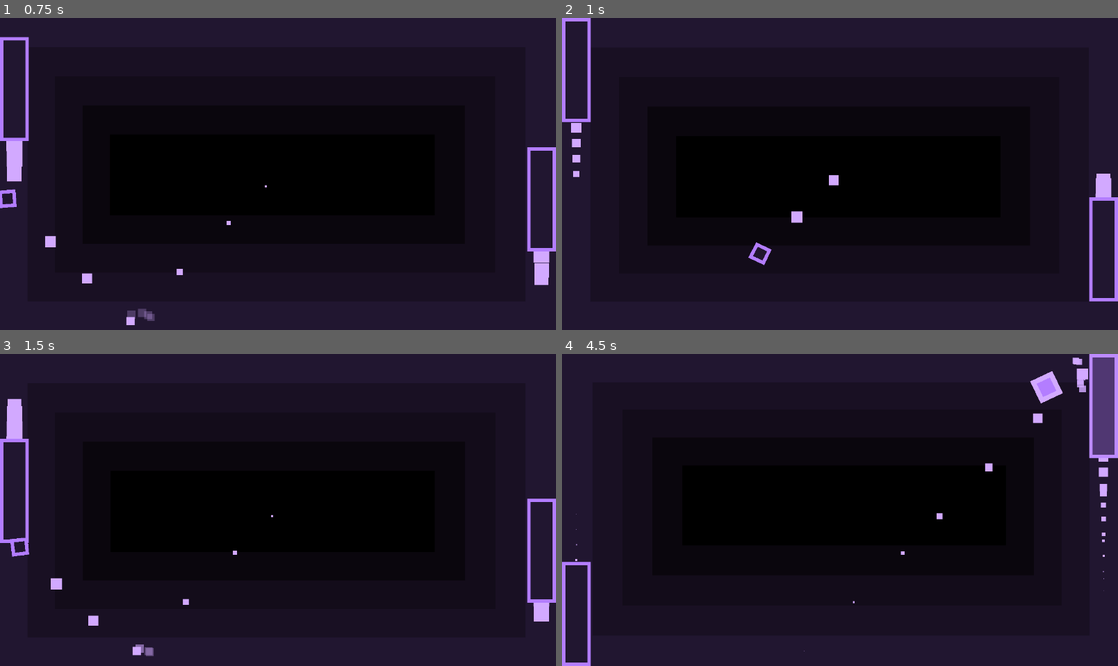
Above: before the commit, frames 1-4 (two rows, left to right).
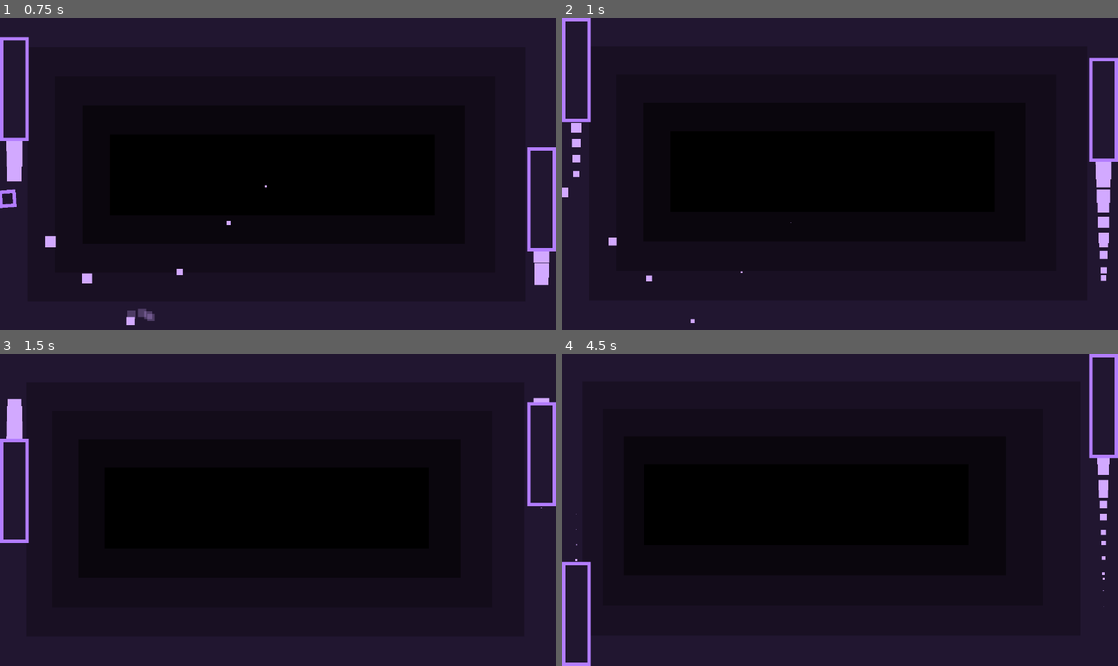
Above: after the commit, the same moments.

Repository: JoeZlonicky/interception
Game: Godot game, scene res://game/game.tscn
The game is run twice, just before and just after one commit, with the same random seed, the same clock (stepped at 60 frames per second) and the same inputs. The engine's default icon, where the game draws it, is replaced by a stand-in: a white triangle on a blue panel in a dark square.
Inputs:
- Up to frame 1 (0.75 s): hold W (player_1_move_up) from 0.53 s (still down); tap Down (player_2_move_down) at 0.6 s
- Up to frame 2 (1 s): keep holding W (player_1_move_up)
- Up to frame 3 (1.5 s): release W (player_1_move_up) at 1.28 s; hold S (player_1_move_down) from 1.28 s (still down); tap Up (player_2_move_up) at 1.35 s
- Up to frame 4 (4.5 s): release S (player_1_move_down) at 2.03 s; hold W (player_1_move_up) 2.03-3.53 s; tap Down (player_2_move_down) at 2.1, 3.6 s; tap Up (player_2_move_up) at 2.85, 4.35 s; hold S (player_1_move_down) from 3.53 s (still down)

Frame 1 is identical in both runs. In frame 2, 2.0% of the frame differs, in the area x 0-100%, y 12-98%; in frame 3, 1.6%; in frame 4, 2.5%, in the area x 14-100%, y 1-96%.
Error after the commit: Invalid access to property or key 'finished' on a base object of type 'Nil'. (res://game/game.gd:82)

Commit message:
Improving main level logic

Diff:
--- a/components/paddle/paddle.tscn
+++ b/components/paddle/paddle.tscn
@@ -36,6 +36,18 @@
 "update": 0,
 "values": [Color(1, 1, 1, 0)]
 }
+tracks/1/type = "value"
+tracks/1/imported = false
+tracks/1/enabled = true
+tracks/1/path = NodePath("Sprite2D:scale")
+tracks/1/interp = 1
+tracks/1/loop_wrap = true
+tracks/1/keys = {
+"times": PackedFloat32Array(0),
+"transitions": PackedFloat32Array(1),
+"update": 0,
+"values": [Vector2(1, 1)]
+}
 
 [sub_resource type="Animation" id="Animation_kwoxf"]
 resource_name = "flash"
@@ -52,6 +64,18 @@
 "transitions": PackedFloat32Array(1, 1, 1),
 "update": 0,
 "values": [Color(1, 1, 1, 0), Color(1, 1, 1, 0.49019608), Color(1, 1, 1, 0)]
+}
+tracks/1/type = "value"
+tracks/1/imported = false
+tracks/1/enabled = true
+tracks/1/path = NodePath("Sprite2D:scale")
+tracks/1/interp = 1
+tracks/1/loop_wrap = true
+tracks/1/keys = {
+"times": PackedFloat32Array(0, 0.033333335, 0.15),
+"transitions": PackedFloat32Array(1, 1, 1),
+"update": 0,
+"values": [Vector2(1, 1), Vector2(0.85, 1), Vector2(1, 1)]
 }
 
 [sub_resource type="AnimationLibrary" id="AnimationLibrary_lcsei"]
@@ -71,7 +95,9 @@
 process_material = SubResource("ParticleProcessMaterial_kwoxf")
 
 [node name="Sprite2D" type="Sprite2D" parent="." unique_id=520121163]
+position = Vector2(-12.5, 0)
 texture = ExtResource("2_1hevo")
+offset = Vector2(12.5, 0)
 
 [node name="HitSprite" type="Sprite2D" parent="." unique_id=1018534525]
 modulate = Color(1, 1, 1, 0)
--- a/game/game.gd
+++ b/game/game.gd
@@ -7,6 +7,7 @@
 var ball: Ball = null
 var level: int = 0
 var drop_progress: float = 0.0
+var drop_tween: Tween
 
 @onready var announcement_label: Label = %AnnouncementLabel
 @onready var ball_spawn_position: Marker2D = %BallSpawnPosition
@@ -14,6 +15,7 @@
 @onready var right_paddle: Paddle = %RightPaddle
 @onready var score_sfx: AudioStreamPlayer = %ScoreSFX
 @onready var background: TextureRect = $BackgroundLayer/Background
+@onready var drop_timer: Timer = $DropTimer
 
 
 # Game starts with a new ball spawning
@@ -27,10 +29,12 @@
 
 	var current_offset: Vector2 = background.get_instance_shader_parameter("offset")
 
-	var ball_pos_ratio := ball.global_position / get_viewport_rect().size
-	var target_offset := Vector2(0.475, 0.475) + ball_pos_ratio * 0.05
-	var new_offset := current_offset.move_toward(target_offset, delta * 0.1)
-	background.set_instance_shader_parameter("offset", new_offset)
+	if ball:
+		var ball_pos_ratio := ball.global_position / get_viewport_rect().size
+		var target_offset := Vector2(0.475, 0.475) + ball_pos_ratio * 0.05
+		var new_offset := current_offset.move_toward(target_offset, delta * 0.1)
+		background.set_instance_shader_parameter("offset", new_offset)
+
 	background.set_instance_shader_parameter("progress", drop_progress)
 
 	#right_paddle.input = Input.get_axis("player_2_move_up", "player_2_move_down")
@@ -54,12 +58,32 @@
 	right_paddle.target = ball
 
 
+func next_level() -> void:
+	level += 1
+	drop_progress = 0.0
+
+	drop_tween = create_tween()
+	drop_tween.tween_property(self, "drop_progress", 1.0, 2.0).set_trans(Tween.TRANS_ELASTIC)
+
+
 # Restart game by spawning a new ball
 # Note that paddles are *not* reset
 func restart() -> void:
+	if drop_tween:
+		drop_tween.kill()
+	drop_timer.stop()
 	score_sfx.play()
+
+	if level:
+		drop_progress += level
+		drop_tween = create_tween()
+		drop_tween.tween_property(self, "drop_progress", 0.0, 2.0).set_trans(Tween.TRANS_CUBIC)
+
+	await drop_tween.finished
+
+	drop_timer.start()
+	level = 0
 	spawn_ball()
-	level = 0
 
 
 func _ball_out_of_bounds() -> void:
@@ -76,7 +100,4 @@
 
 
 func _on_drop_timer_timeout() -> void:
-	drop_progress = 0.0
-
-	var tween := create_tween()
-	tween.tween_property(self, "drop_progress", 1.0, 2.0).set_trans(Tween.TRANS_ELASTIC)
+	next_level()
